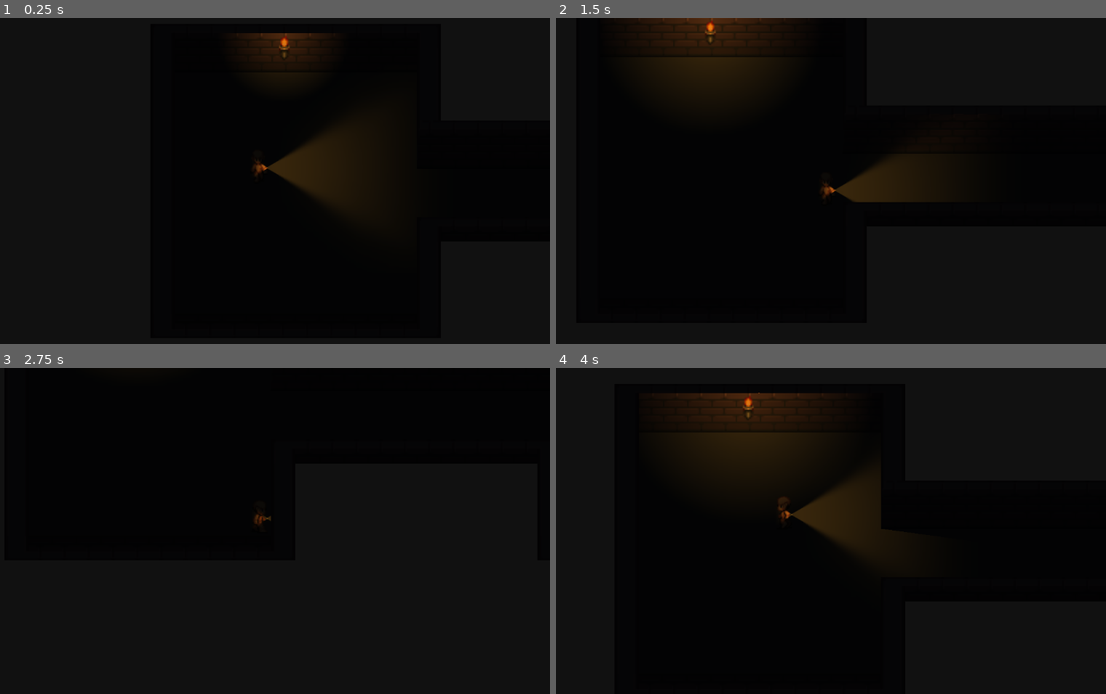
Above: before the commit, frames 1-4 (two rows, left to right).
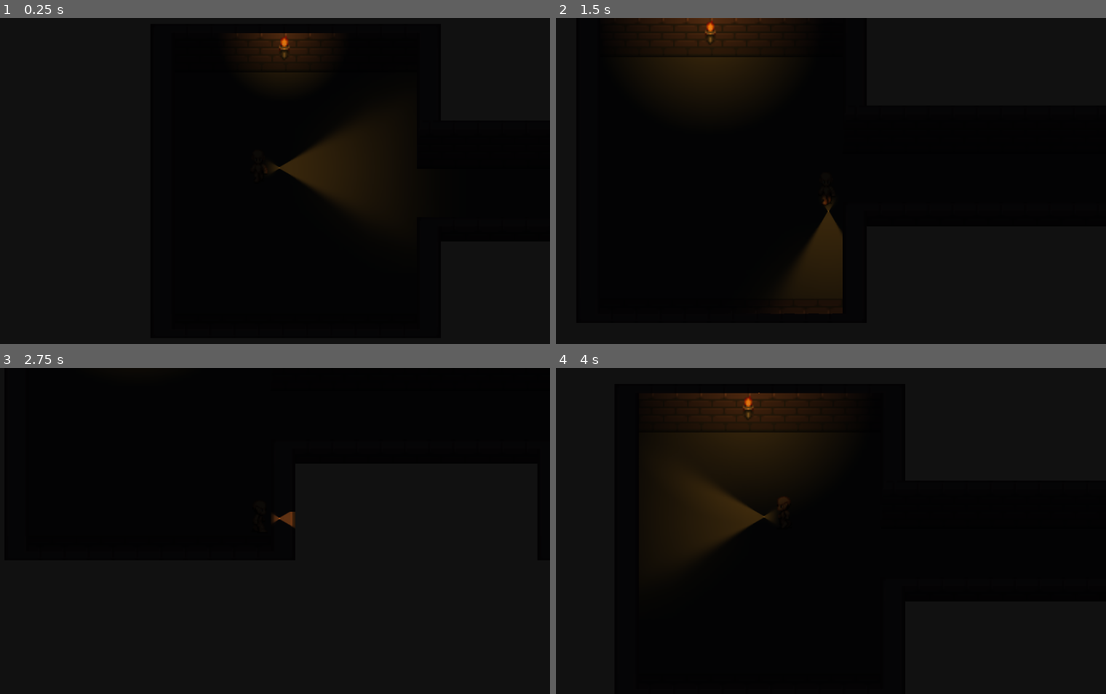
Above: after the commit, the same moments.

Repository: frinyvonnick/pallinghurst-barrow
Game: Godot game, scene res://levels/sandbox.tscn
Two runs of this game, one before a commit and one after it. Both use one fixed random seed, a clock stepped at 60 frames per second and the inputs below. The project has no main scene, so this scene is started directly.
Inputs:
- Up to frame 1 (0.25 s): no input
- Up to frame 2 (1.5 s): tap Enter at 0.5 s; hold D (right) 0.53-1.28 s; hold Down (down) from 1.28 s (still down)
- Up to frame 3 (2.75 s): release Down (down) at 2.03 s; hold D (right) from 2.03 s (still down)
- Up to frame 4 (4 s): tap Space at 2.75 s; release D (right) at 2.78 s; hold Up (up) 2.78-3.53 s; hold Left (left) from 3.53 s (still down)

The runs differ from the first frame. In frame 1, 0.3% of the frame differs, in the area x 46-58%, y 37-55%; in frame 2, 3.8%; in frame 3, 0.2%; in frame 4, 5.0%, in the area x 20-60%, y 33-58%.

Commit message:
Point torch in right direction

Diff:
--- a/scenes/player.gd
+++ b/scenes/player.gd
@@ -1,6 +1,7 @@
 extends CharacterBody2D
 
 @onready var animationPlayer = $AnimationPlayer
+@onready var lanternHolder = $LanternHolder
 
 @export var SPEED = 125.0
 
@@ -21,6 +22,7 @@
 
 	if (velocity.length() > 0):
 		animationPlayer.play(animation)
+		lanternHolder.rotation = direction.angle()
 	else:
 		animationPlayer.stop()
 
--- a/scenes/player.tscn
+++ b/scenes/player.tscn
@@ -6,6 +6,21 @@
 
 [sub_resource type="RectangleShape2D" id="RectangleShape2D_kewgs"]
 size = Vector2(16, 8)
+
+[sub_resource type="Animation" id="Animation_55k60"]
+length = 0.001
+tracks/0/type = "value"
+tracks/0/imported = false
+tracks/0/enabled = true
+tracks/0/path = NodePath("Sprite2D:frame_coords")
+tracks/0/interp = 1
+tracks/0/loop_wrap = true
+tracks/0/keys = {
+"times": PackedFloat32Array(0),
+"transitions": PackedFloat32Array(1),
+"update": 1,
+"values": [Vector2i(1, 4)]
+}
 
 [sub_resource type="Animation" id="Animation_5bicj"]
 resource_name = "walkDown"
@@ -24,23 +39,8 @@
 "values": [Vector2i(0, 4), Vector2i(1, 4), Vector2i(2, 4), Vector2i(3, 4), Vector2i(4, 4), Vector2i(5, 4)]
 }
 
-[sub_resource type="Animation" id="Animation_55k60"]
-length = 0.001
-tracks/0/type = "value"
-tracks/0/imported = false
-tracks/0/enabled = true
-tracks/0/path = NodePath("Sprite2D:frame_coords")
-tracks/0/interp = 1
-tracks/0/loop_wrap = true
-tracks/0/keys = {
-"times": PackedFloat32Array(0),
-"transitions": PackedFloat32Array(1),
-"update": 1,
-"values": [Vector2i(1, 4)]
-}
-
-[sub_resource type="Animation" id="Animation_4mpbc"]
-resource_name = "walkUp"
+[sub_resource type="Animation" id="Animation_rysk1"]
+resource_name = "walkLeft"
 length = 0.6
 loop_mode = 1
 tracks/0/type = "value"
@@ -53,7 +53,7 @@
 "times": PackedFloat32Array(0, 0.1, 0.2, 0.3, 0.4, 0.5),
 "transitions": PackedFloat32Array(1, 1, 1, 1, 1, 1),
 "update": 1,
-"values": [Vector2i(0, 5), Vector2i(1, 5), Vector2i(2, 5), Vector2i(3, 5), Vector2i(4, 5), Vector2i(5, 5)]
+"values": [Vector2i(0, 7), Vector2i(1, 7), Vector2i(2, 7), Vector2i(3, 7), Vector2i(4, 7), Vector2i(5, 7)]
 }
 
 [sub_resource type="Animation" id="Animation_6oosh"]
@@ -73,8 +73,8 @@
 "values": [Vector2i(0, 6), Vector2i(1, 6), Vector2i(2, 6), Vector2i(3, 6), Vector2i(4, 6), Vector2i(5, 6)]
 }
 
-[sub_resource type="Animation" id="Animation_rysk1"]
-resource_name = "walkLeft"
+[sub_resource type="Animation" id="Animation_4mpbc"]
+resource_name = "walkUp"
 length = 0.6
 loop_mode = 1
 tracks/0/type = "value"
@@ -87,7 +87,7 @@
 "times": PackedFloat32Array(0, 0.1, 0.2, 0.3, 0.4, 0.5),
 "transitions": PackedFloat32Array(1, 1, 1, 1, 1, 1),
 "update": 1,
-"values": [Vector2i(0, 7), Vector2i(1, 7), Vector2i(2, 7), Vector2i(3, 7), Vector2i(4, 7), Vector2i(5, 7)]
+"values": [Vector2i(0, 5), Vector2i(1, 5), Vector2i(2, 5), Vector2i(3, 5), Vector2i(4, 5), Vector2i(5, 5)]
 }
 
 [sub_resource type="AnimationLibrary" id="AnimationLibrary_gs60t"]
@@ -127,9 +127,12 @@
 "": SubResource("AnimationLibrary_gs60t")
 }
 
-[node name="PointLight2D" type="PointLight2D" parent="."]
+[node name="LanternHolder" type="Node2D" parent="."]
 position = Vector2(0, -10.6667)
-rotation = -1.5708
+
+[node name="PointLight2D" type="PointLight2D" parent="LanternHolder"]
+position = Vector2(10.6667, 4.57764e-05)
+rotation = 4.71239
 color = Color(0.996078, 0.592157, 0.129412, 1)
 energy = 0.8
 shadow_enabled = true
@@ -137,9 +140,9 @@
 offset = Vector2(0, 85)
 texture_scale = 0.5
 
-[node name="PointLight2DBack" type="PointLight2D" parent="."]
-position = Vector2(0, -10.6667)
-rotation = 1.5708
+[node name="PointLight2DBack" type="PointLight2D" parent="LanternHolder"]
+position = Vector2(10.6667, 4.06901e-05)
+rotation = 7.85398
 color = Color(0.996078, 0.592157, 0.129412, 1)
 energy = 0.8
 shadow_enabled = true
